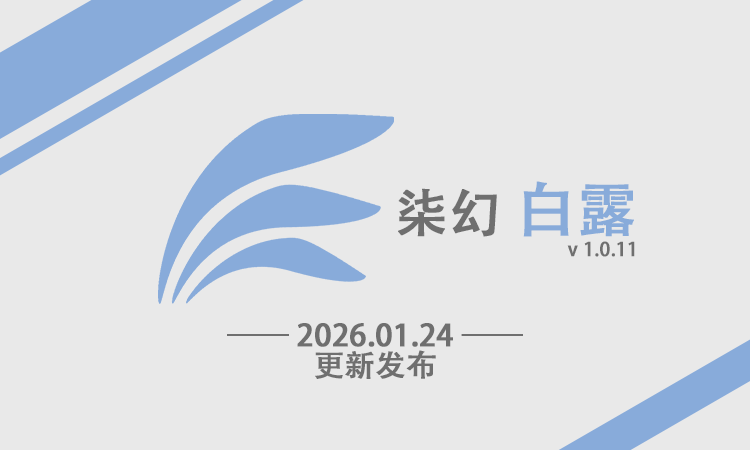
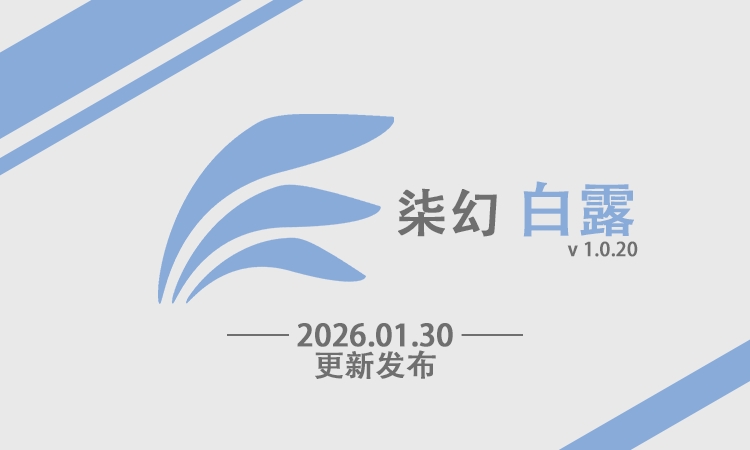
Before/after of a 750×450 layered artwork. What changed in the layer stack:
renamed "柒幻 白露 v 1.0.11" to "柒幻 白露 v 1.0.20", painted on it over [616, 241, 638, 257]
renamed "—— 2026.01.24 —— 更新发布" to "—— 2026.01.30 —— 更新发布", painted on it over [419, 323, 453, 347]